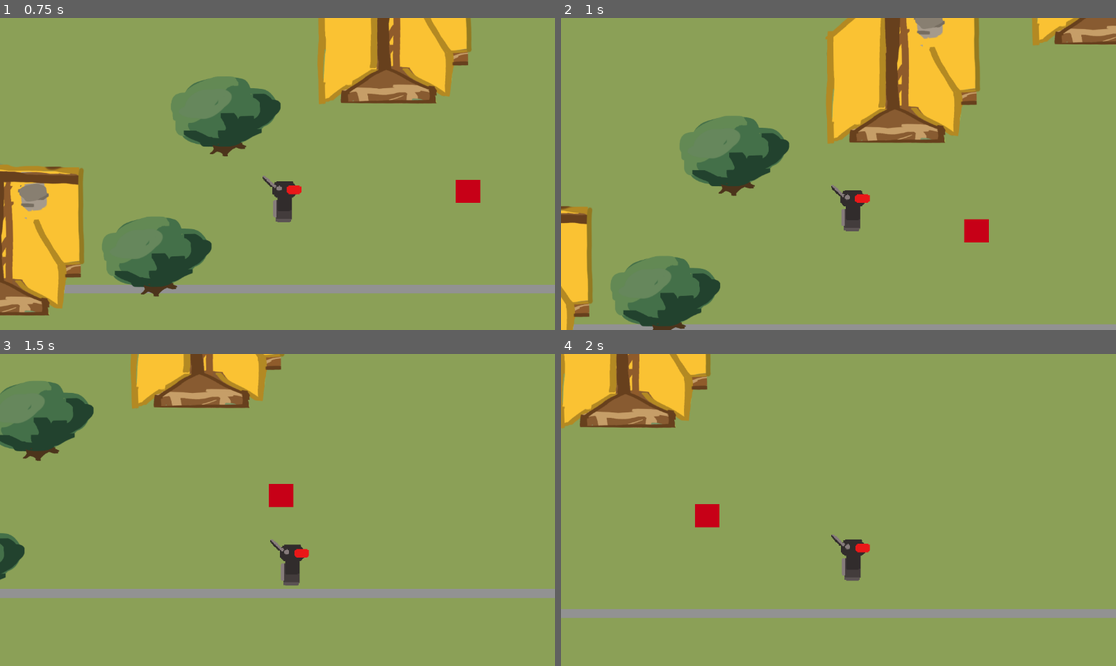
Above: before the commit, frames 1-4 (two rows, left to right).
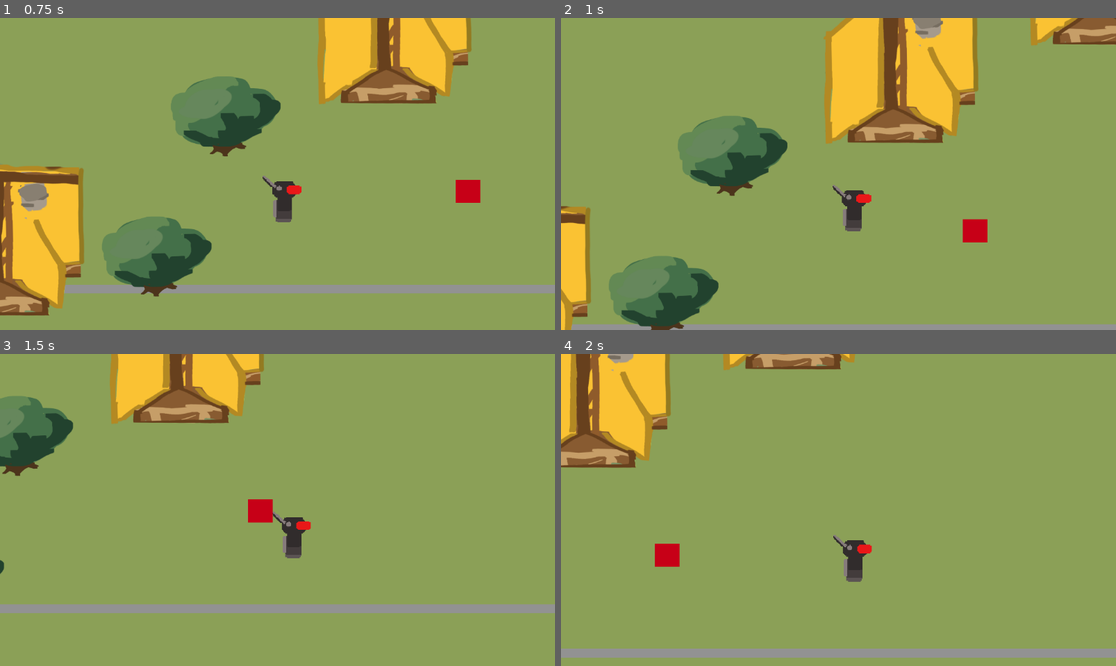
Above: after the commit, the same moments.

Repository: sophieTheProgrammer/queblejam
Game: Godot game, scene res://scenes/level_1.tscn
The game is run twice, just before and just after one commit, with the same random seed, the same clock (stepped at 60 frames per second) and the same inputs.
Inputs:
- Up to frame 1 (0.75 s): tap Enter at 0.5 s; hold Right (Right) from 0.53 s (still down); hold Space (Jump) from 0.53 s (still down)
- Up to frame 2 (1 s): keep holding Right (Right); keep holding Space (Jump)
- Up to frame 3 (1.5 s): keep holding Right (Right); release Space (Jump) at 1.28 s; tap Space (Jump) at 1.35 s
- Up to frame 4 (2 s): keep holding Right (Right); tap Space (Jump) at 1.52, 1.82 s

Frame 1 is identical in both runs. In frame 2, 2.9% of the frame differs, in the area x 0-100%, y 0-100%; in frame 3, 14%, in the area x 0-100%, y 0-84%; in frame 4, 14%.

Commit message:
added fast fall and tweaked controller variables

Diff:
--- a/scripts/player.gd
+++ b/scripts/player.gd
@@ -1,9 +1,10 @@
 extends CharacterBody2D
 
-@export var SPEED = 1400.0
+@export var SPEED = 1600.0
 @export var JUMP_VELOCITY = -1900.0
 @export var GRAVITY = 4000
 @export var coyote_frames = 3  # How many in-air frames to allow jumping
+@export var fast_fall = 120
 
 var coyote = false  # Track whether we're in coyote time or not
 var last_floor = false  # Last frame's on-floor state
@@ -43,13 +44,19 @@
 		coyote = true
 		$CoyoteTimer.start()
 		print("Starting Coyote Timer")
+
+	# TODO: variable jump height makes character go too high
 	# Handle jump.
 	if Input.is_action_pressed("Jump") and (is_on_floor() or coyote):
-		velocity.y = JUMP_VELOCITY
+		velocity.y += JUMP_VELOCITY
 		jumping = true
 		coyote = false
-	if not Input.is_action_pressed("Jump") and not is_on_floor():
-		velocity.y -= JUMP_VELOCITY/25
+
+	# # adding fast fall on the way down
+	if not is_on_floor() and jumping:
+		if velocity.y > 0:
+			print("fast falling")
+			velocity.y += fast_fall
 
 	last_floor = is_on_floor()
 
